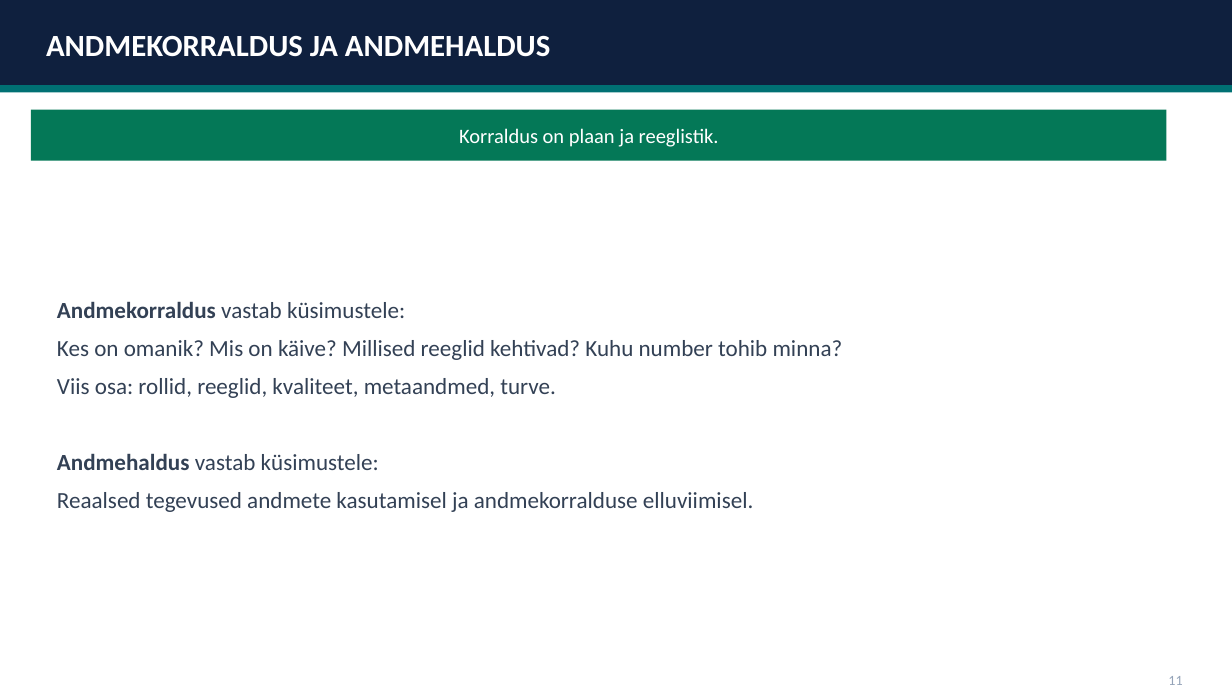
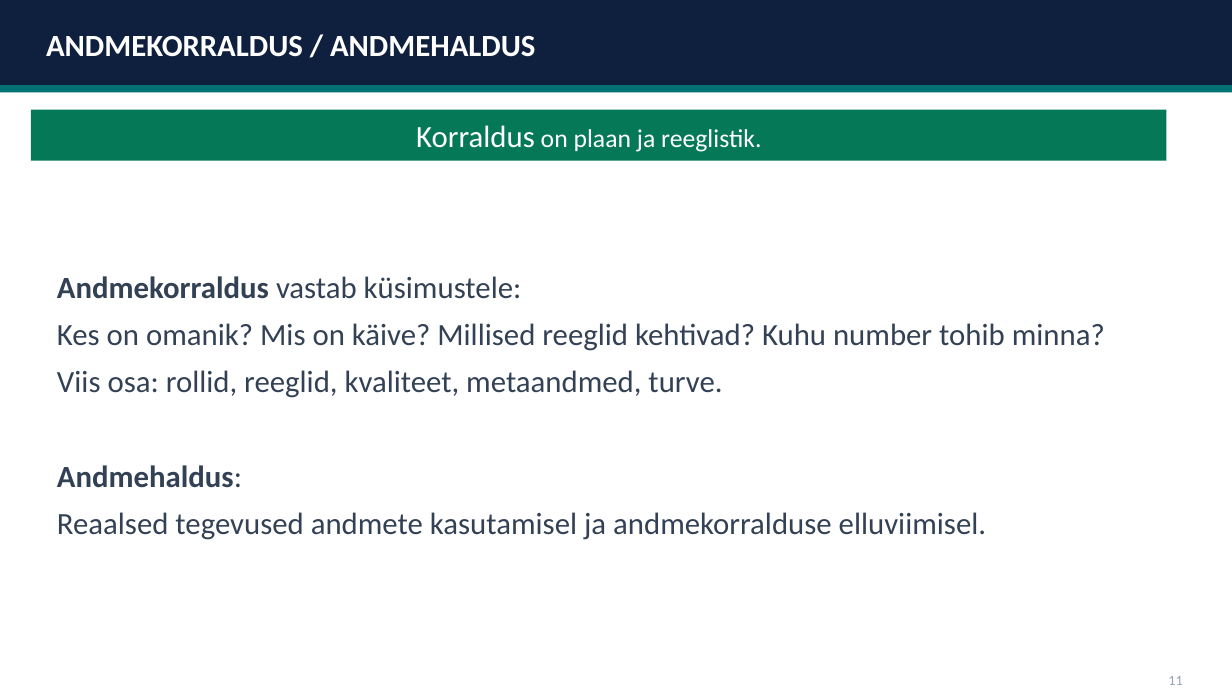
Before and after one commit to emilieabel/andmetarkus, a slide deck: slide 11 of Materjalid/Day9 Andmekorraldus Dim Fakt/9-paev-andmetarkus-esitlus.pptx. Drawn at 1232x693 pixels with LibreOffice and Linux fonts; fonts in the diff are those of the drawing. Boxes give left, top, right and bottom in pixels: in the first picture for what was removed or moved away, otherwise in the second. Text is boxed around its words. In the diff, an @@ line names an element or a change of style, - is before the commit and + after.

```diff
--- a/Materjalid/Day9 Andmekorraldus Dim Fakt/9-paev-andmetarkus-esitlus.pptx
+++ b/Materjalid/Day9 Andmekorraldus Dim Fakt/9-paev-andmetarkus-esitlus.pptx
@@ text at bbox=[46, 35, 535, 57]: text changed @@
-ANDMEKORRALDUS JA ANDMEHALDUS
+ANDMEKORRALDUS / ANDMEHALDUS
@@ text "Korraldus on plaan ja reeglistik." at bbox=[416, 125, 761, 152]: size 16 to 24 pt in "Korraldus"; size 16 to 20 pt in "on plaan ja reeglistik." @@
@@ text at bbox=[57, 276, 1105, 540]: size 18 to 24 pt @@
@@ text at bbox=[57, 465, 242, 488]: text changed; size 18 to 24 pt; bold on @@
-Andmehaldus vastab küsimustele:
+Andmehaldus:
```
Also in this commit, not shown: 14 other slides changed, 1 other file.
